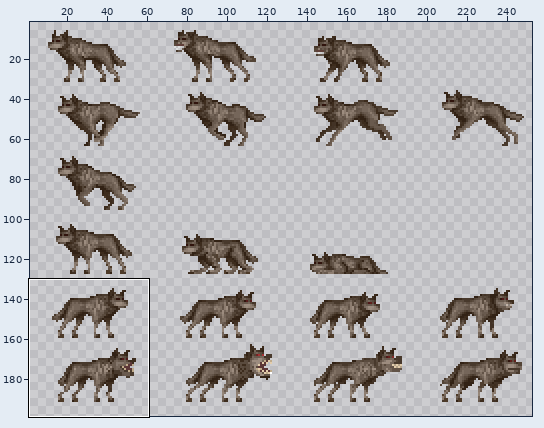
Two states of a sprite sheet, Res/HeroesAndMagic/Bitmaps/BWolf.png. The first picture is a wide view before the edit; the outline marks the close-up.
Close-up. Earlier state:
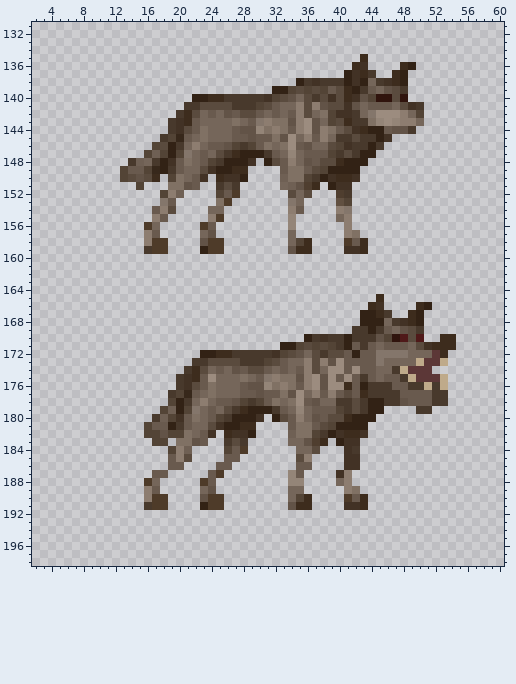
The file is 256x256 pixels. Colours within 5 levels of each other are drawn and written as one. Shown: x 2..60, y 131..198. The wide view leaves out empty margins. The commit also changed other parts of the picture, which this record leaves out.
The result:
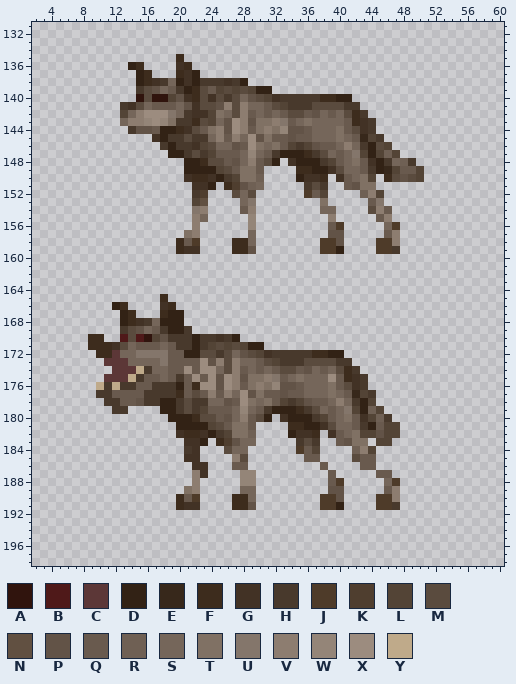
Palette (. is transparent): A #30140d  B #4f1919  C #5c3737  D #322215  E #37281b  F #3d2c1d  G #423225  H #48392c  J #4e3b29  K #4f3e2f  L #534436  M #5a4b3e  N #615041  P #625347  Q #695a4e  R #6f6054  S #75665a  T #807164  U #84766b  V #8d7d70  W #948578  X #9c8c7f  Y #bfaa8a
From old to new:
y 135: x 20 . -> F; x 43 F -> .
y 136: x 14..15 .. -> DF; x 20..21 .. -> GF; x 42..43 FG -> ..; x 48..49 FD -> ..
y 137: x 15..16 .. -> DF; x 20..22 ... -> FGD; x 41..44 DGFH -> ....; x 47..48 FD -> ..
y 138: x 15..28 .............. -> DFGHSDGDHHHGHD; x 35..48 DHGHHHDGDSHGFD -> ..............
y 139: x 15..48 .................DDLMLMLQMFDHQSPMH -> HMPSQHDFMQLMLMLDD.................
y 140: x 15..25 .......DDFF -> AMAALPGFMGM; x 27..36 HHHHGLMPSM -> MSPMLGHHHH; x 38..48 MGMFGPLAAMA -> FFDD.......
y 141: x 13..22 ........HH -> HGMSQQQSPG; x 25..38 MMHHHLMQSSVMVP -> PVMVSSQMLHHHMM; x 41..50 GPSQQQSMGH -> HH........
y 142: x 13..50 .......HFMSQSPQMMQSQSQVMSTLGGHSUXXXVSL -> LSVXXXUSHGGLTSMVQSQSQMMQPSQSMFH.......
y 143: x 13..24 ......HGFQSS -> SVVWXWTHHFML; x 26..37 STSQUVTTPVXP -> PXVPTTVUQSTS; x 39..50 LMFHHTWXWVVS -> SSQFGH......
y 144: x 14..49 .....HGMQTSSSQPPWTVTQVXPVTQMGFDDQPPH -> HPPQDDFGMQTVPXVQTVTWPPQSSSTQMGH.....
y 145: x 17..23 .HLEQST -> GDHHMHH; x 25..38 SSQQPQQTPXSVQV -> VQVSXPTQQPQQSS; x 40..46 HHMHHDG -> TSQELH.
y 146: x 17..18 LM -> .H; x 21..42 SVSQQPLHLQTSTXQPSSMLGH -> HGLMSSPQXTSTQLHLPQQSVS; x 45..46 H. -> ML
y 147: x 16..18 LRL -> ...; x 20..43 LUSQSMHFDDDHQSWSQQQLHMHD -> DHMHLQQQSWSQHDDDFHMSQSUL; x 45..47 ... -> LRL
y 148: x 14..49 HRSHDGQTSQLHDDDG.DMQVSPQMMFDDD...... -> .......DDFMMQPSVQMD.GDDDHLQSTQGDHSRH
y 149: x 13..30 LQQLEDHQSSMGDDFF.. -> ........DDDDLMQTTQ; x 33..50 QTTQMLDDDD........ -> ..FFDDGMSSQHDELQQL
y 150: x 13..17 LMPMF -> .....; x 19..30 LTSQG.FGGD.. -> ..GFFGDHLTTR; x 33..44 RTTLHDGFFG.. -> ..DGGF.GQSTL; x 46..50 ..... -> FMPML
y 151: x 15 L -> .; x 19..30 TTPQ..HMH... -> ...GGD.FKPRS; x 33..44 SRPKF.DGG... -> ...HMH..QPTT
y 152: x 18..20 LVR -> ...; x 22..23 .. -> HK; x 25..29 LQJ.. -> ..MSM; x 34..38 MSM.. -> ..JQL; x 40..41 KH -> ..; x 43..45 ... -> RVL
y 153: x 18..19 UQ -> ..; x 22..23 .. -> LN; x 25..26 TJ -> ..; x 28..29 .. -> SU; x 34..35 US -> ..; x 38 . -> T; x 40..41 NL -> ..; x 44..45 .. -> QU
y 154: x 17..19 QVM -> ...; x 22..25 ..SS -> UV..; x 28..29 .. -> QV; x 34..35 VQ -> ..; x 38..41 ..VU -> SS..; x 44..46 ... -> MVQ
y 155: x 17..18 VQ -> ..; x 22..25 ..VJ -> VS..; x 29 . -> W; x 34 W -> .; x 39..41 .SV -> V..; x 45..46 .. -> QV
y 156: x 16..17 JS -> ..; x 22..24 .JQ -> V..; x 29 . -> W; x 34 W -> .; x 39..41 ..V -> QJ.; x 46..47 .. -> SJ
y 157: x 16..17 VQ -> ..; x 21..24 ..SP -> TV..; x 29 . -> S; x 34 S -> .; x 39..42 ..VT -> PP..; x 46..47 .. -> QV
y 158: x 16..18 VJJ -> ...; x 20..25 ...PJJ -> FQJ...; x 27..29 ... -> FFS; x 34..36 SLF -> ...; x 38..43 ...JQF -> JJP...; x 45..47 ... -> JJV
y 159: x 16..18 HJJ -> ...; x 20..25 ...DJJ -> FGG...; x 27..29 ... -> FFP; x 34..36 PFF -> ...; x 38..43 ...GGF -> JJD...; x 45..47 ... -> JJH
y 165: x 18 . -> F; x 45 F -> .
y 166: x 12..13 .. -> DF; x 18..19 .. -> GF; x 44..45 FG -> ..; x 50..51 FD -> ..
y 167: x 13..14 .. -> DF; x 18..20 ... -> FDD; x 43..46 DDFH -> ....; x 49..50 FD -> ..
y 168: x 13..20 ........ -> DFGHSDDD; x 43..50 DDDSHGFD -> ........
y 169: x 13..21 ......... -> HMPSQHDDH; x 42..50 HHDHQSPMH -> .........
y 170: x 9..10 .. -> FF; x 13..27 ............... -> BMBALPHHHDHHGHD; x 36..50 DHGHHDHHHPLABMB -> ...............; x 53..54 FF -> ..
y 171: x 9..30 ...................... -> FFFGMSQQQSQHHDHLMLMLDD; x 33..54 DDLMLMLHDQHQSQQQSMGFFF -> ......................
y 172: x 10..53 .............DDFFHHHHHGLMPSMHMMQDQQUUUUSSSCF -> FFCSSUUUUQQDDMMHMSPMLGHHHHHFFDD.............
y 173: x 11..25 ...........HHMM -> CCCSSSSUQQQQXPV; x 27..36 MHHHLMQSSV -> VSSQMLHHHM; x 38..53 VPXQQQQUSSSSYCCY -> MMHH............
y 174: x 12..27 .........HFMSQSP -> CCCYHSSQQXQXXSMV; x 29..34 MMQSQS -> SQSQMM; x 36..51 VMSXXQXQQSSHYCCC -> PSQSMFH.........
y 175: x 11..19 ......... -> CCCYHQQSQ; x 21..22 GF -> QX; x 25..38 SSSTSQUVTTPVXP -> PXVPTTVUQSTSSS; x 41..42 XQ -> FG; x 44..53 QSQQHYCCCY -> ..........
y 176: x 10..27 ..........HGMQTSSS -> YHYHHQQHHHDQFXXPXV; x 29..34 PPWTVT -> TVTWPP; x 36..53 VXPXXFQDHHHQQHHYHY -> SSSTQMGH..........
y 177: x 10..18 ......... -> HHQQQQHHH; x 20..26 LEQSTSS -> FQMQVQV; x 28..30 QQP -> XPT; x 33..35 TPX -> PQQ; x 37..43 VQVQMQF -> SSTSQEL; x 45..53 HHHQQQQHH -> .........
y 178: x 11..23 ........LDHSV -> HHQQPHHDDHMHH; x 25..38 QQPLHLQTSTXQPS -> SPQXTSTQLHLPQQ; x 40..53 HHMHDDHHPQQQHH -> VSHDL.........
y 179: x 12..13 .. -> HH; x 18..23 LRDLUS -> DDHMHL; x 25..38 SMHFDDDHQSWSQQ -> QQSWSQHDDDFHMS; x 40..45 LHMHDD -> SULDRL; x 50..51 HH -> ..
y 180: x 17..46 HRLGQTSQLHDDDG.DMQVSPQMMFDDD.. -> ..DDDFMMQPSVQMD.GDDDHLQSTQGLRH
y 181: x 16..29 LQQDHQSSMGDDFF -> ....DDDDLMQTTQ; x 34..47 QTTQMLDDDD.... -> FFDDGMSSQHDQLL
y 182: x 16..29 LLPLLTSQG.FGGD -> ....GFFGDHLTTR; x 34..47 RTTLHDGFFG.... -> DGGF.GQSTLLPLL
y 183: x 17..18 LL -> ..; x 20..23 TTPQ -> .GGD; x 25..29 .HMH. -> FKPSS; x 34..38 SSPKF -> .HMH.; x 40..43 DGG. -> QPTT; x 45..46 .. -> LL
y 184: x 19..22 LVR. -> ..HG; x 26..28 LQJ -> MSS; x 35..37 SSM -> JQL; x 41..44 GH.. -> .RVL
y 185: x 19..22 QVM. -> ..GG; x 26..28 QQ. -> .VM; x 35..37 MV. -> .QQ; x 41..44 GG.. -> .MQQ
y 186: x 19..20 QQ -> ..; x 22..23 .. -> GG; x 25..28 QQ.. -> ..QQ; x 35..36 QQ -> ..; x 38 . -> Q; x 41..44 GG.. -> ..QQ
y 187: x 17..18 QQ -> ..; x 22..25 ..QJ -> VG..; x 28..29 .. -> WW; x 34..35 WQ -> ..; x 39..41 .GV -> Q..; x 45..46 .. -> QQ
y 188: x 16..17 JS -> ..; x 22..24 .JQ -> V..; x 28..29 .. -> WW; x 34..35 WW -> ..; x 39..41 .SV -> QJ.; x 46..47 .. -> SJ
y 189: x 16..17 VQ -> ..; x 21..24 ..SP -> TV..; x 28..29 .. -> SS; x 34..35 SS -> ..; x 39..42 ..VT -> PP..; x 46..47 .. -> QV
y 190: x 16..18 VJJ -> ...; x 20..25 ...PJJ -> FQJ...; x 27..29 ... -> FFS; x 34..36 SLF -> ...; x 38..43 ...JQF -> JJP...; x 45..47 ... -> JJV
y 191: x 16..18 HJJ -> ...; x 20..25 ...DJJ -> FGG...; x 27..29 ... -> FFP; x 34..36 PFF -> ...; x 38..43 ...GGF -> JJD...; x 45..47 ... -> JJH
